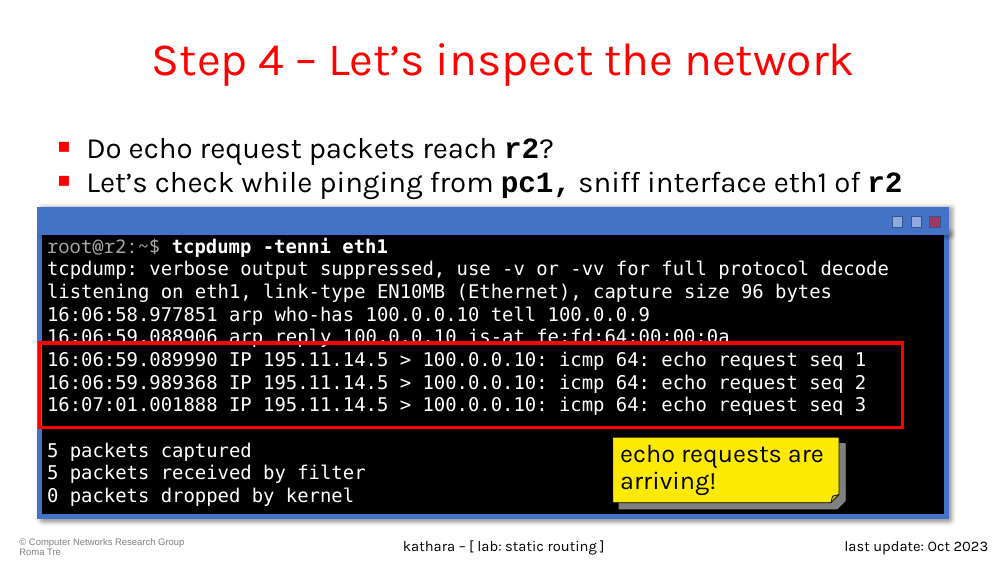
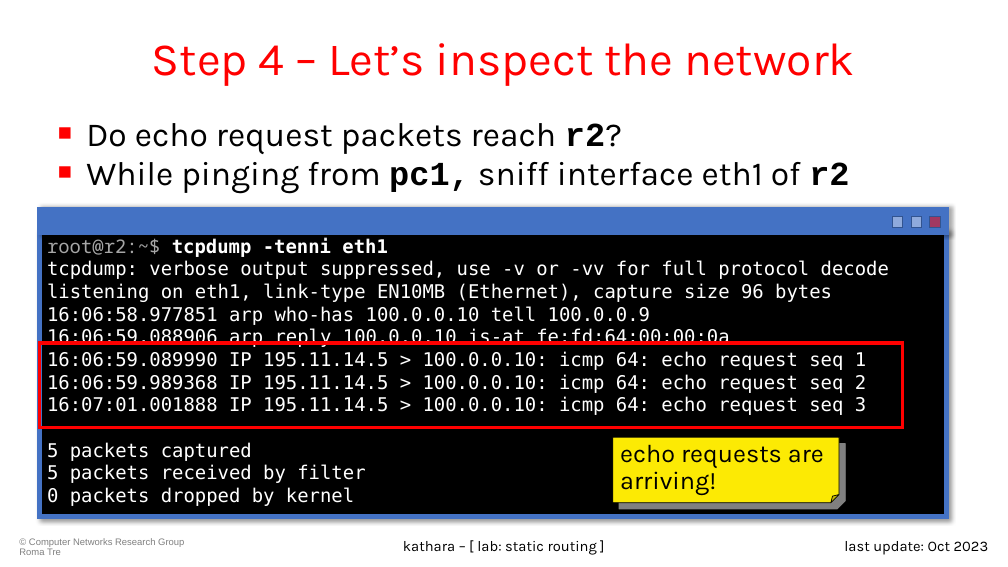
Before and after one commit to KatharaFramework/Kathara-Labs, a slide deck: slide 12 of main-labs/basic-topics/static-routing/004-kathara-lab_static-routing.pptx. Drawn at 1008x567 pixels with LibreOffice and Linux fonts; fonts in the diff are those of the drawing; background and template pictures are left out. Boxes give left, top, right and bottom in pixels: in the first picture for what was removed or moved away, otherwise in the second. Text is boxed around its words. In the diff, an @@ line names an element or a change of style, - is before the commit and + after.

```diff
--- a/main-labs/basic-topics/static-routing/004-kathara-lab_static-routing.pptx
+++ b/main-labs/basic-topics/static-routing/004-kathara-lab_static-routing.pptx
@@ text "Do echo request packets reach ...": place and size @@
-text "Do echo request packets reach ..." at [86,138,902,199]
+text "Do echo request packets reach ..." at [86,123,849,194]
@@ text at [86,123,622,154]: size 28 to 32 pt in "Do echo request packets reach r2?" @@
@@ text at [86,162,849,194]: text changed; size 28 to 32 pt @@
-■ Let’s check while pinging from pc1, sniff interface eth1 of r2
+■ While pinging from pc1, sniff interface eth1 of r2
```
Also in this commit, not shown: 6 other slides changed, 14 other files.
